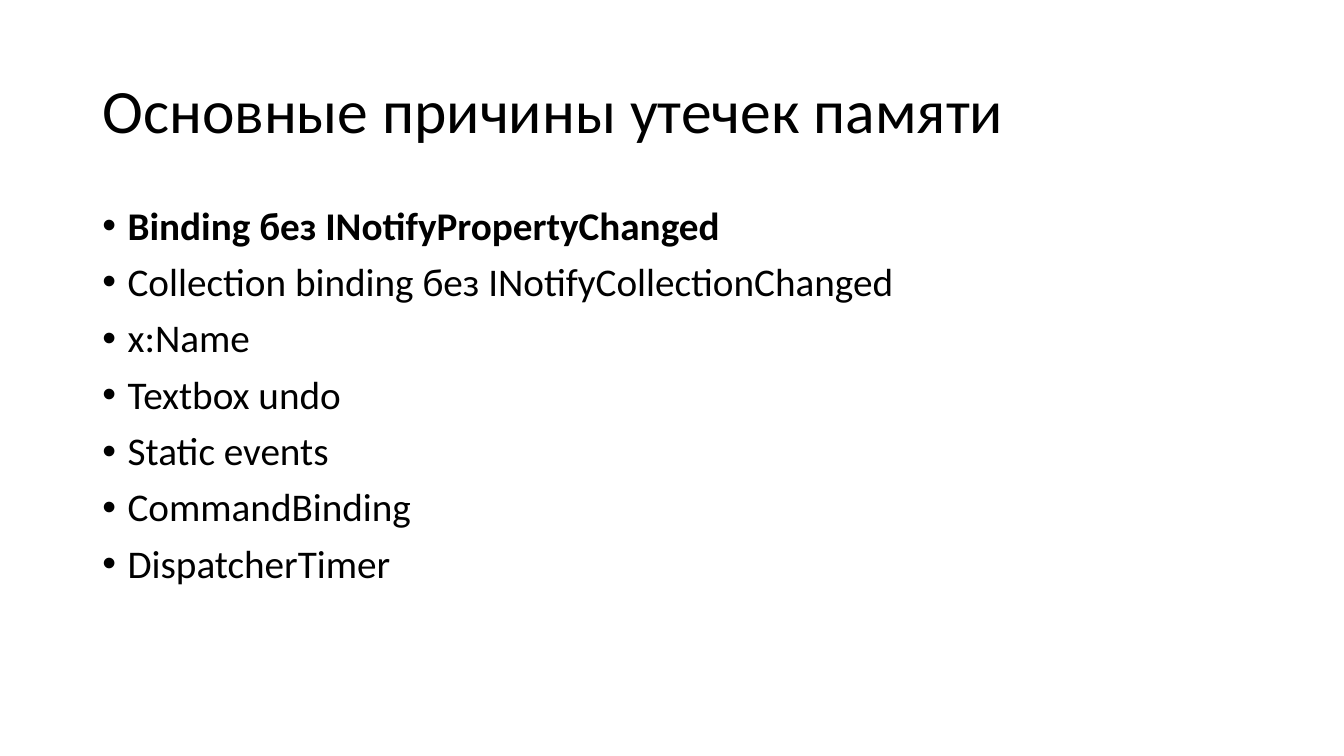
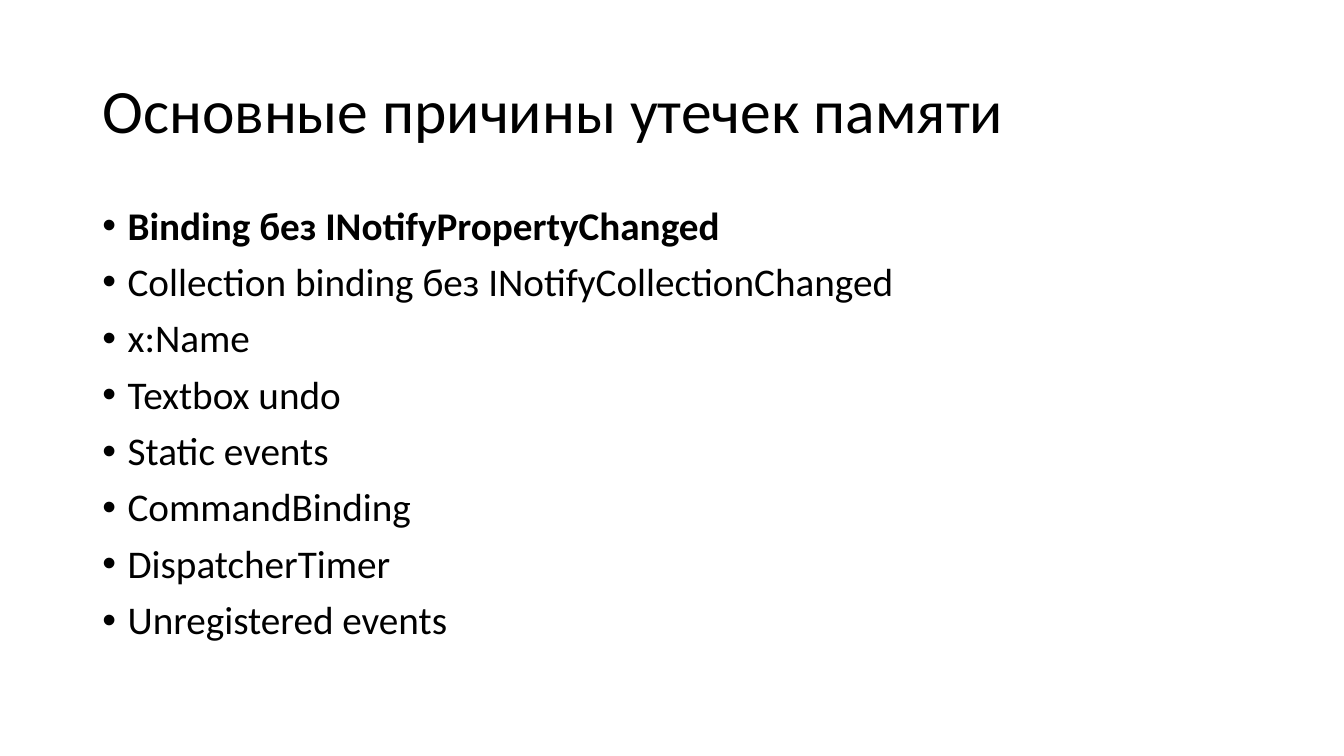
Before and after one commit to Talrandel/MemoryLeak, a slide deck: slide 3 of Утечки памяти.pptx. Drawn at 1344x756 pixels with LibreOffice and Linux fonts; fonts in the diff are those of the drawing. Boxes give left, top, right and bottom in pixels: in the first picture for what was removed or moved away, otherwise in the second. Text is boxed around its words. In the diff, an @@ line names an element or a change of style, - is before the commit and + after.

```diff
--- a/Утечки памяти.pptx
+++ b/Утечки памяти.pptx
@@ text at bbox=[128, 606, 447, 641]: paragraph added @@
+• Unregistered events
```
Also in this commit, not shown: 5 slides added, 6 slides removed.
